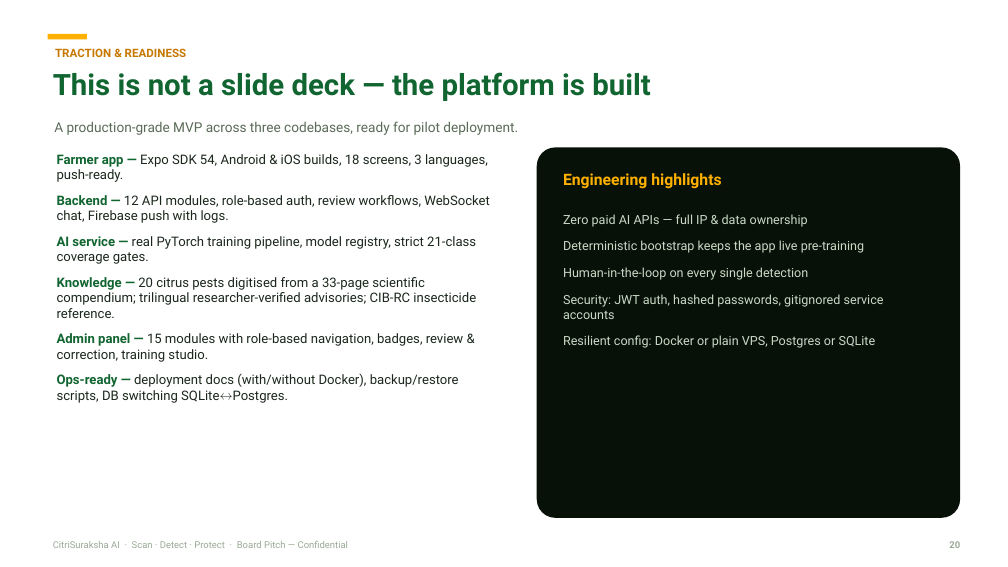
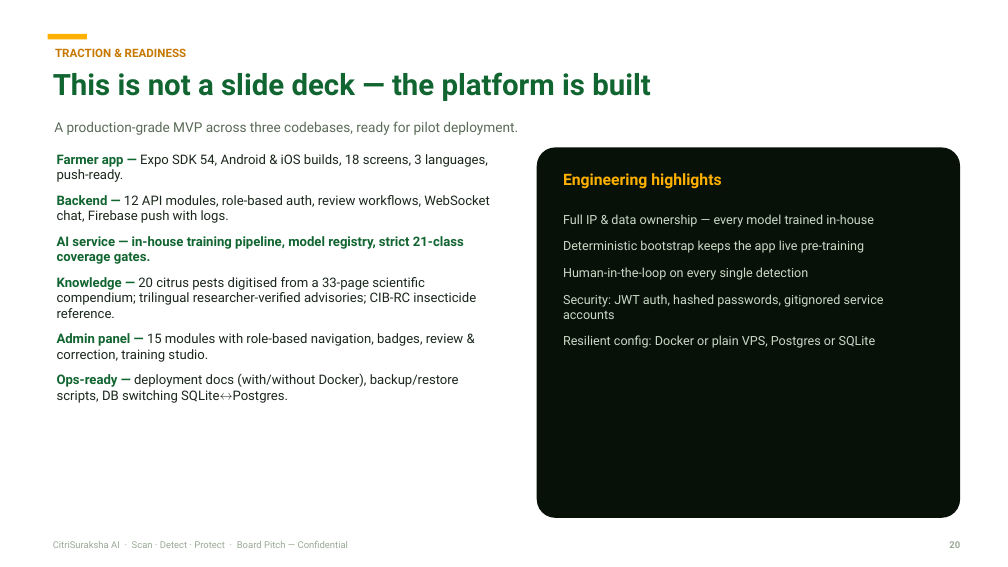
Before and after one commit to jagthapsaurabh/citrisurksha_ai, a slide deck: slide 20 of docs/pitch/CitriSuraksha_AI_Board_Pitch.pptx. Drawn at 1008x567 pixels with LibreOffice and Linux fonts; fonts in the diff are those of the drawing. Boxes give left, top, right and bottom in pixels: in the first picture for what was removed or moved away, otherwise in the second. Text is boxed around its words. In the diff, an @@ line names an element or a change of style, - is before the commit and + after.

Commit message:
Pilot pack + first drive run: scrubbed board deck (no model/API framing), neutral Train-AI screenshot, KVK deck + onboarding sheet + trilingual field cards, open-drive fetch/ingest/training scripts, honest experimental run report (dataset-drive-v1, CNN + bootstrap YOLO)

```diff
--- a/docs/pitch/CitriSuraksha_AI_Board_Pitch.pptx
+++ b/docs/pitch/CitriSuraksha_AI_Board_Pitch.pptx
@@ text at bbox=[57, 236, 464, 264]: text changed; text colour #1B271C to #116530; bold on @@
-AI service — real PyTorch training pipeline, model registry, strict 21-class coverage gates.
+AI service — in-house training pipeline, model registry, strict 21-class coverage gates.
@@ text at bbox=[563, 214, 874, 227]: text changed @@
-Zero paid AI APIs — full IP & data ownership
+Full IP & data ownership — every model trained in-house
```
Also in this commit, not shown: 8 other slides changed, 41 other files.
